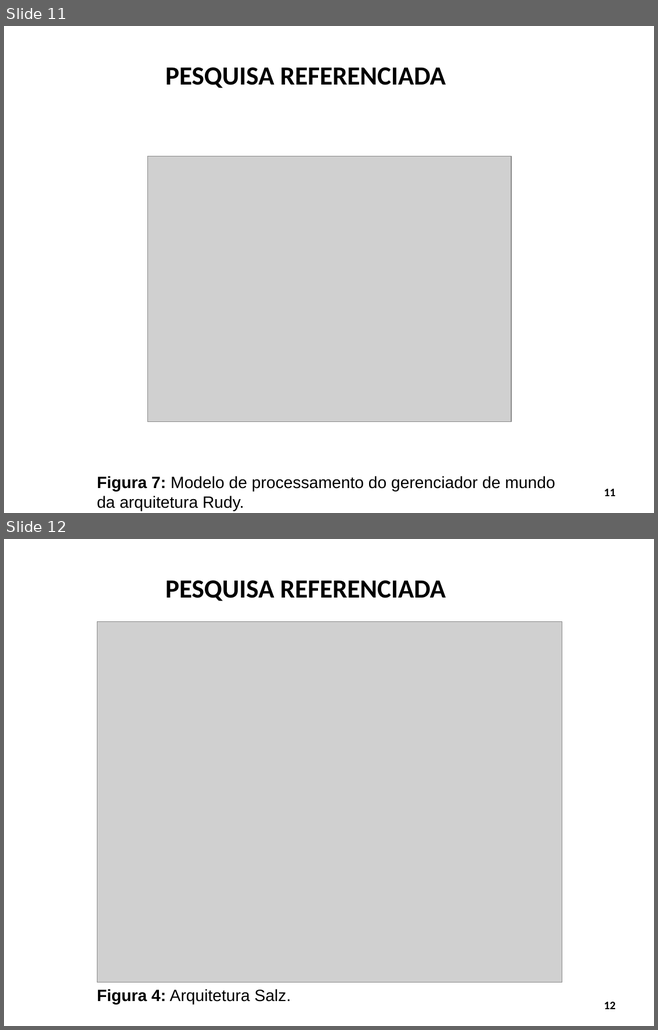
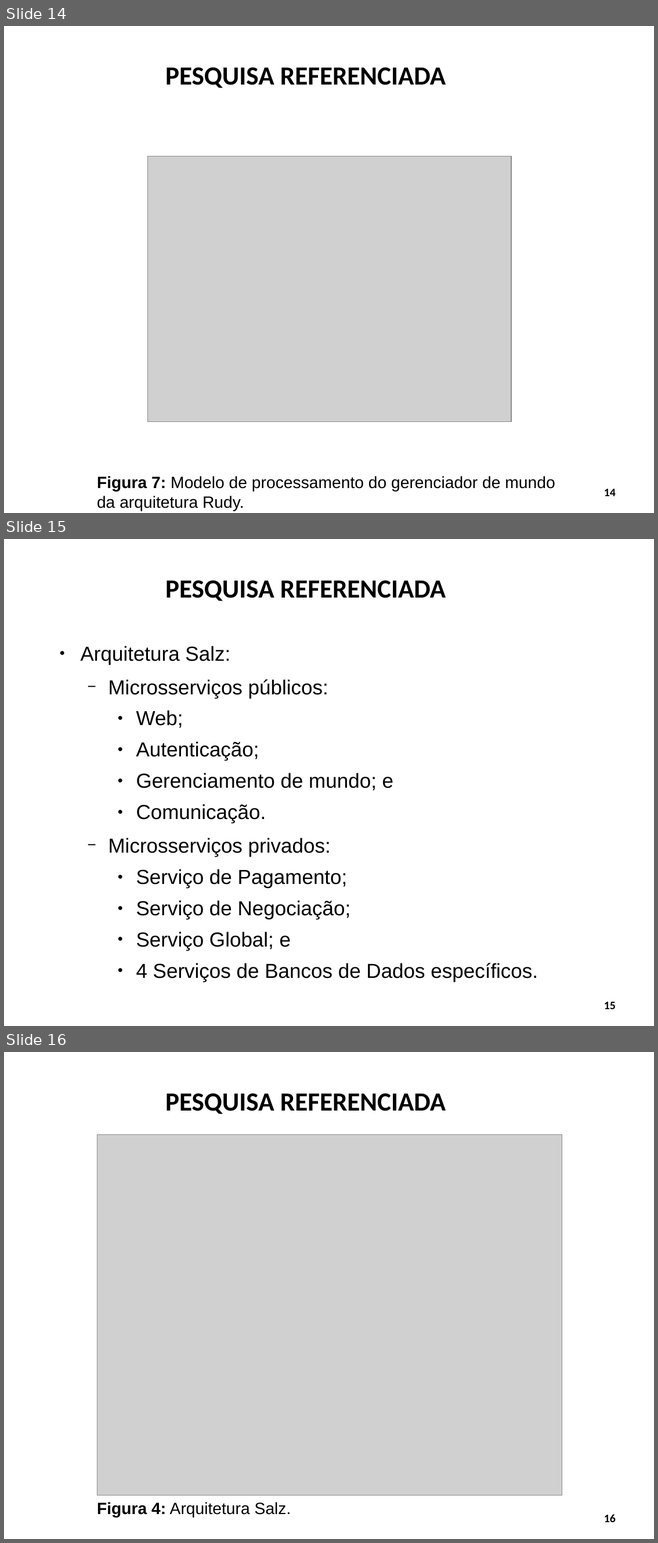
Before and after one commit to Schweigert/TCC, a slide deck: tcc/Apresentacao/apresentacao_tcc1.odp. Shown one above the other, each under a label of ours: slides 11 and 12 before the commit, slides 14, 15 and 16 after it. The pictures are 658x1030 and 658x1543 pixels, drawn with LibreOffice and Linux fonts; fonts in the diff are those of the drawing; grey boxes stand for pictures; background and template pictures are left out. Boxes give left, top, right and bottom in pixels: in the first picture for what was removed or moved away, otherwise in the second. Text is boxed around its words. In the diff, an @@ line names an element or a change of style, - is before the commit and + after.

```diff
--- a/tcc/Apresentacao/apresentacao_tcc1.odp
+++ b/tcc/Apresentacao/apresentacao_tcc1.odp
@@ slide 15 added at box(4, 539, 654, 1026), background #FFFFFF @@
@@ title added at box(165, 580, 445, 601), 32 pt, text #000000, bold @@
+PESQUISA REFERENCIADA
@@ text added at box(81, 646, 538, 982), 24.8 pt, text #000000 @@
+● Arquitetura Salz:
+  − Microsserviços públicos:
+    ● Web;
+    ● Autenticação;
+    ● Gerenciamento de mundo; e
+    ● Comunicação.
+  − Microsserviços privados:
+    ● Serviço de Pagamento;
+    ● Serviço de Negociação;
+    ● Serviço Global; e
+    ● 4 Serviços de Bancos de Dados específicos.
@@ page number added at box(604, 1002, 615, 1009), 14 pt, text #000000, bold @@
+15
@@ what was slide 11 is now slide 14 @@
@@ page number at box(604, 489, 615, 496): text changed @@
-11
+14
@@ what was slide 12 is now slide 16 @@
@@ page number at box(604, 1514, 615, 1522): text changed @@
-12
+16
```
Also in this commit, not shown: 10 slides changed, 6 other slides added.
